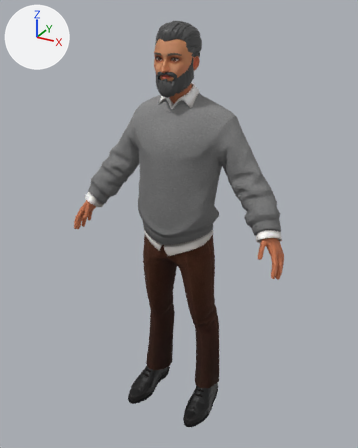
Before and after pictures for a commit that changed the glTF model r3frontend/public/models/66e0dd02d7709f89a67de4f8.glb.
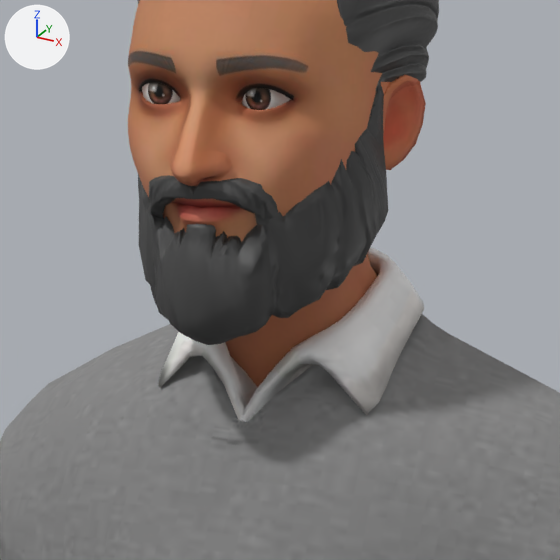
There are two pictures of each version: one whole from a camera (50 mm lens) standing at (1.02, -1.859, 1.913) and looking at (0.004, -0.01, 0.989), one close up on the part from 38% to 62% of the width and 10% to 29% of the height. Every picture has the same lights, and +X, +Y and +Z are marked at upper left. Vertices at the same position are counted once.

Objects in the first close-up: 'EyeLeft', 'Wolf3D_Beard', 'Wolf3D_Hair', 'Wolf3D_Head', 'Wolf3D_Outfit_Top'.
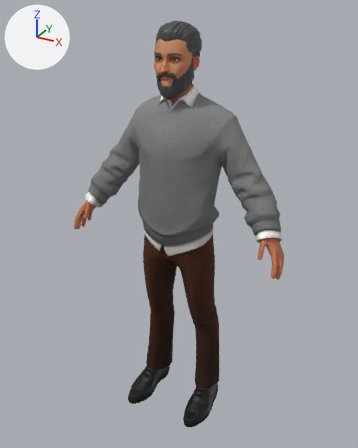
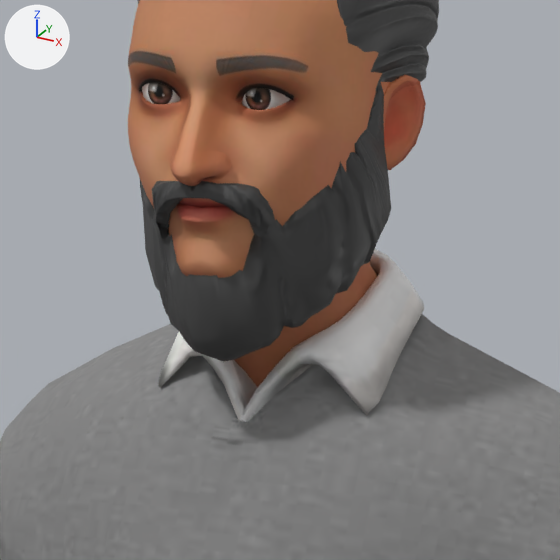
The newer file adds a shape key; the second version is drawn at full value of the shape key 'viseme_O' of 'Wolf3D_Beard', and the change is written as the vertex moves it makes.

The change, as JSON lines over the scene's bpy script:
```json
{"block": "me_wolf3d_beard", "where": "# used by ob_wolf3d_beard; location = (0.0, 0.0, 0.0)"}
{"op": "remove", "block": "me_wolf3d_beard", "code": "me_wolf3d_beard.from_pydata(...)  # 309 vertices, 538 faces; spans x -0.084..0.084, y -0.129..-0.027, z 1.579..1.736"}
{"op": "add", "block": "me_wolf3d_beard", "code": "me_wolf3d_beard.from_pydata(...)  # 309 vertices, 538 faces; spans x -0.084..0.084, y -0.127..-0.024, z 1.567..1.736"}
{"block": "me_wolf3d_beard", "change": "me_wolf3d_beard part 1: 272 of 309 vertices moved; they spanned x -0.084..0.084, y -0.129..-0.027, z 1.579..1.699 and now span x -0.084..0.084, y -0.127..-0.024, z 1.567..1.699; mean shift (0.0, 0.006, -0.005); largest move (0.003, -0.116, 1.579) -> (0.004, -0.097, 1.567)"}
```

Boxes [x1, y1, x2, y2] around the edits, measured in the close-ups (560 x 560 px; the box of a moved part takes in the faces that stretch with it):
```json
{"object": "Wolf3D_Beard", "change": "reshaped", "before": [138, 81, 388, 345], "after": [140, 80, 391, 361], "on screen": "6% taller"}
{"part": 1, "of": "me_wolf3d_beard", "change": "moved or reshaped", "before": [138, 123, 388, 345], "after": [140, 123, 391, 361]}
```
